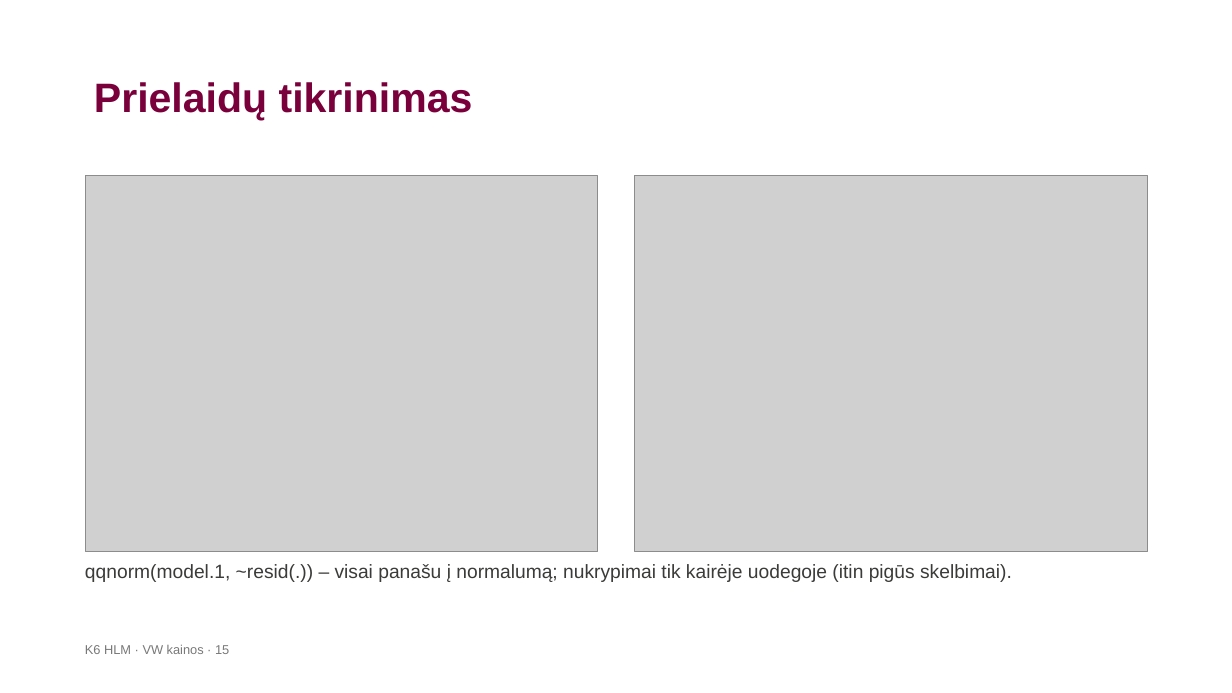
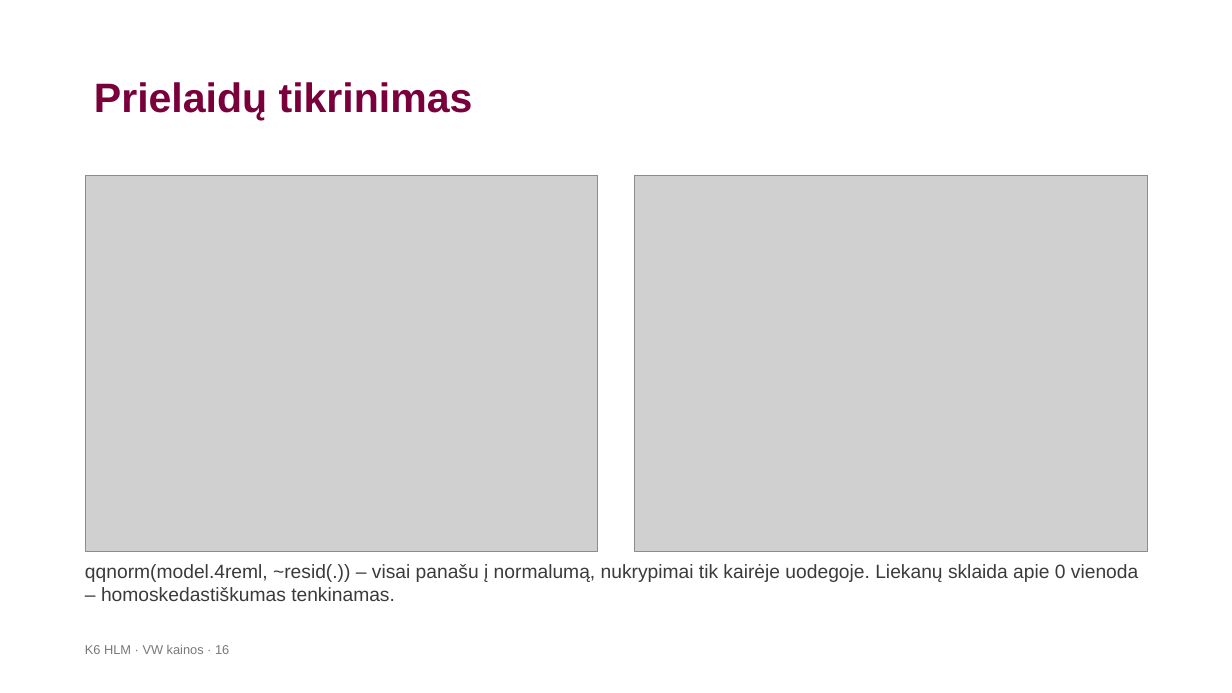
Before and after one commit to LidijaPu/K6, a slide deck: slide 16 of K6_HLM_VW_pristatymas.pptx (slide 15 before the commit). Drawn at 1232x693 pixels with LibreOffice and Linux fonts; fonts in the diff are those of the drawing; grey boxes stand for pictures; background and template pictures are left out. Boxes give left, top, right and bottom in pixels: in the first picture for what was removed or moved away, otherwise in the second. Text is boxed around its words. In the diff, an @@ line names an element or a change of style, - is before the commit and + after.

```diff
--- a/K6_HLM_VW_pristatymas.pptx
+++ b/K6_HLM_VW_pristatymas.pptx
@@ text at <box>85,564,1138,601</box>: text changed @@
-qqnorm(model.1, ~resid(.)) – visai panašu į normalumą; nukrypimai tik kairėje uodegoje (itin pigūs skelbimai).
+qqnorm(model.4reml, ~resid(.)) – visai panašu į normalumą, nukrypimai tik kairėje uodegoje. Liekanų sklaida apie 0 vienoda – homoskedastiškumas tenkinamas.
```
Also in this commit, not shown: 8 other slides changed, 1 slide added, 3 other files.
